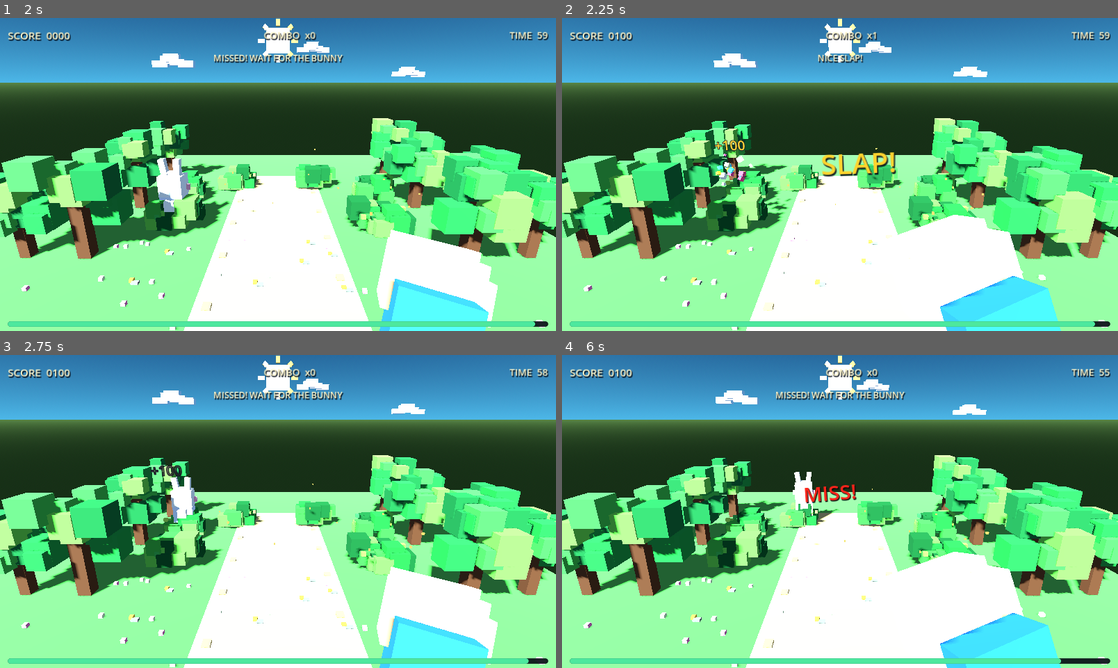
Above: before the commit, frames 1-4 (two rows, left to right).
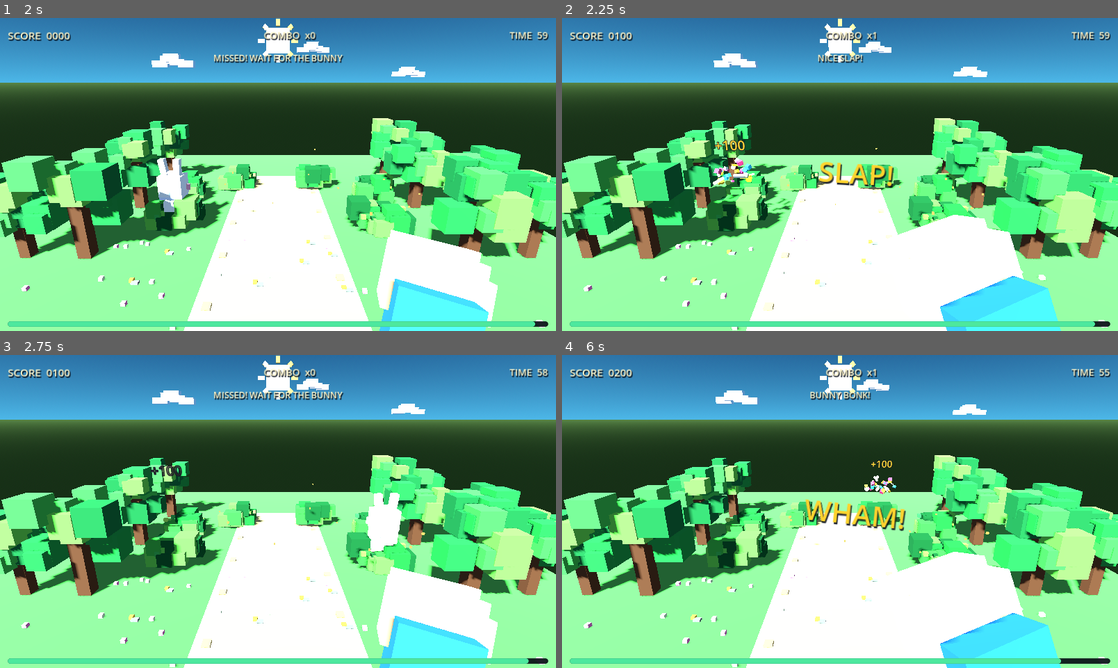
Above: after the commit, the same moments.

Repository: shaquib01/bush-slap
Game: Godot game, scene res://scenes/main.tscn
Two runs of this game, one before a commit and one after it. Both use one fixed random seed, a clock stepped at 60 frames per second and the inputs below.
Inputs (mouse positions are in pixels of both pictures, inside the frame that each line leads up to):
- Up to frame 1 (2 s): click "▶ PLAY" at 0.5 s; tap Enter at 1.25, 1.35 s; move the mouse to (400, 158) at 1.27 s; click (400, 158) at 1.42 s; tap Space at 1.52 s
- Up to frame 2 (2.25 s): move the mouse to (728, 190) at 2.02 s; tap Keypad Enter at 2.1 s; click (728, 190) at 2.17 s
- Up to frame 3 (2.75 s): tap Space at 2.27 s
- Up to frame 4 (6 s): move the mouse to (895, 442) at 2.77 s; tap Enter at 2.85, 4.35, 5.85 s; click (895, 442) at 2.92 s; move the mouse to (812, 574) at 3.52 s; tap Keypad Enter at 3.6, 5.1 s; click (812, 574) at 3.67 s; tap Space at 3.77, 4.52, 5.27 s; move the mouse to (1006, 558) at 4.27 s; click (1006, 558) at 4.42 s; move the mouse to (673, 464) at 5.02 s; click (673, 464) at 5.17 s; move the mouse to (867, 511) at 5.77 s; click (867, 511) at 5.92 s

Frame 1 is identical in both runs. In frame 2, 1.4% of the frame differs, in the area x 27-61%, y 42-62%; in frame 3, 1.5%; in frame 4, 2.8%, in the area x 0-100%, y 2-100%.

Commit message:
Polish comic slap impact with radial voxel speed lines

Diff:
--- a/godot/scripts/main.gd
+++ b/godot/scripts/main.gd
@@ -634,14 +634,20 @@
 	tween.chain().tween_callback(popup.queue_free)
 
 func _spawn_voxel_burst(origin: Vector3) -> void:
-	# Comic-book hit burst: a denser ring of colored voxel shards with varied spin and travel.
+	# Comic-book impact: layered voxel shards fly in a radial burst, with a few
+	# longer rectangular speed-lines to make each clean hit feel punchier.
 	var palette := [Color(1.0, 0.80, 0.16), Color(1.0, 0.28, 0.52), Color(0.24, 0.91, 1.0), Color(0.91, 1.0, 0.63), Color(1.0, 0.98, 0.90)]
-	for i in range(18):
+	for i in range(26):
 		var piece_size := rng.randf_range(0.075, 0.20)
-		var piece := _add_box(world_root, origin, Vector3.ONE * piece_size, palette[i % palette.size()])
+		var piece_shape := Vector3.ONE * piece_size
+		if i % 4 == 0:
+			piece_shape = Vector3(piece_size * 2.2, piece_size * 0.55, piece_size * 0.7)
+		var piece := _add_box(world_root, origin, piece_shape, palette[i % palette.size()])
 		piece.rotation_degrees = Vector3(rng.randf_range(-35.0, 35.0), rng.randf_range(-35.0, 35.0), rng.randf_range(-35.0, 35.0))
-		var destination := origin + Vector3(rng.randf_range(-1.45, 1.45), rng.randf_range(0.25, 1.75), rng.randf_range(-0.9, 0.8))
-		var duration := rng.randf_range(0.24, 0.44)
+		var angle := TAU * float(i) / 26.0 + rng.randf_range(-0.22, 0.22)
+		var travel := rng.randf_range(0.75, 1.65)
+		var destination := origin + Vector3(cos(angle) * travel, rng.randf_range(0.25, 1.65), sin(angle) * travel * 0.65)
+		var duration := rng.randf_range(0.24, 0.46)
 		var tween := create_tween()
 		tween.set_parallel(true)
 		tween.tween_property(piece, "position", destination, duration).set_trans(Tween.TRANS_CUBIC).set_ease(Tween.EASE_OUT)
